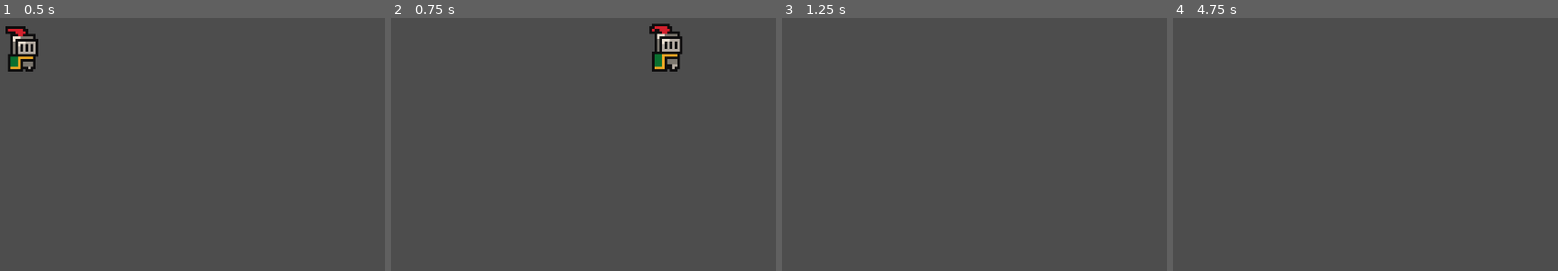
Above: before the commit, frames 1-4 (left to right).
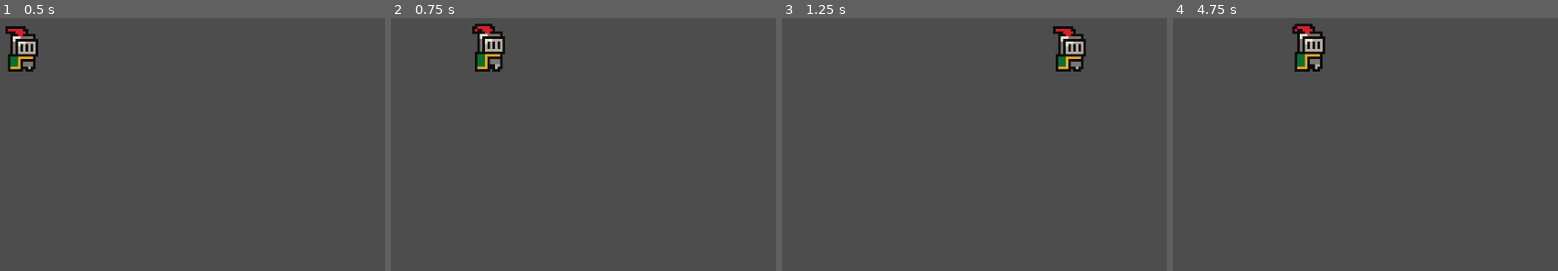
Above: after the commit, the same moments.

Repository: AlexAb123/May-Term
Game: Godot game, scene res://Scenes/Main.tscn
Two runs of this game, one before a commit and one after it. Both use one fixed random seed, a clock stepped at 60 frames per second and the inputs below. The engine's default icon, where the game draws it, is replaced by a stand-in: a white triangle on a blue panel in a dark square.
Inputs:
- Up to frame 1 (0.5 s): no input
- Up to frame 2 (0.75 s): tap Enter at 0.5 s; hold D (move_right) from 0.53 s (still down)
- Up to frame 3 (1.25 s): keep holding D (move_right)
- Up to frame 4 (4.75 s): release D (move_right) at 1.28 s; hold S (move_down) 1.28-2.03 s; hold D (move_right) 2.03-2.78 s; tap Space at 2.75 s; hold W (move_up) 2.78-3.53 s; tap Enter at 3.5 s; hold A (move_left) from 3.53 s (still down)

Frame 1 is identical in both runs. In frame 2, 2.5% of the frame differs, in the area x 21-76%, y 2-22%; in frame 3, 1.2%; in frame 4, 1.3%.

Commit message:
t

Diff:
--- a/Scenes/player.tscn
+++ b/Scenes/player.tscn
@@ -43,7 +43,6 @@
 "speed": 10.0
 }]
 
-
 [node name="Player" type="CharacterBody2D"]
 script = ExtResource("1_fb2bp")
 
--- /dev/null
+++ b/Scripts/Camera.gd
@@ -0,0 +1,11 @@
+extends Camera2D
+
+
+# Called when the node enters the scene tree for the first time.
+func _ready():
+	pass # Replace with function body.
+
+
+# Called every frame. 'delta' is the elapsed time since the previous frame.
+func _process(delta):
+	pass
--- a/Scripts/Player Scripts/player.gd
+++ b/Scripts/Player Scripts/player.gd
@@ -1,7 +1,7 @@
 extends CharacterBody2D
 
 @export_category("Movement")
-@export var moveSpeed = 500
+@export var moveSpeed = 150
 
 func _physics_process(delta):
 
Not shown: 1 places in Scenes/Main.tscn that only renumber resources
Not shown: 1 places in Scenes/player.tscn that only renumber resources
